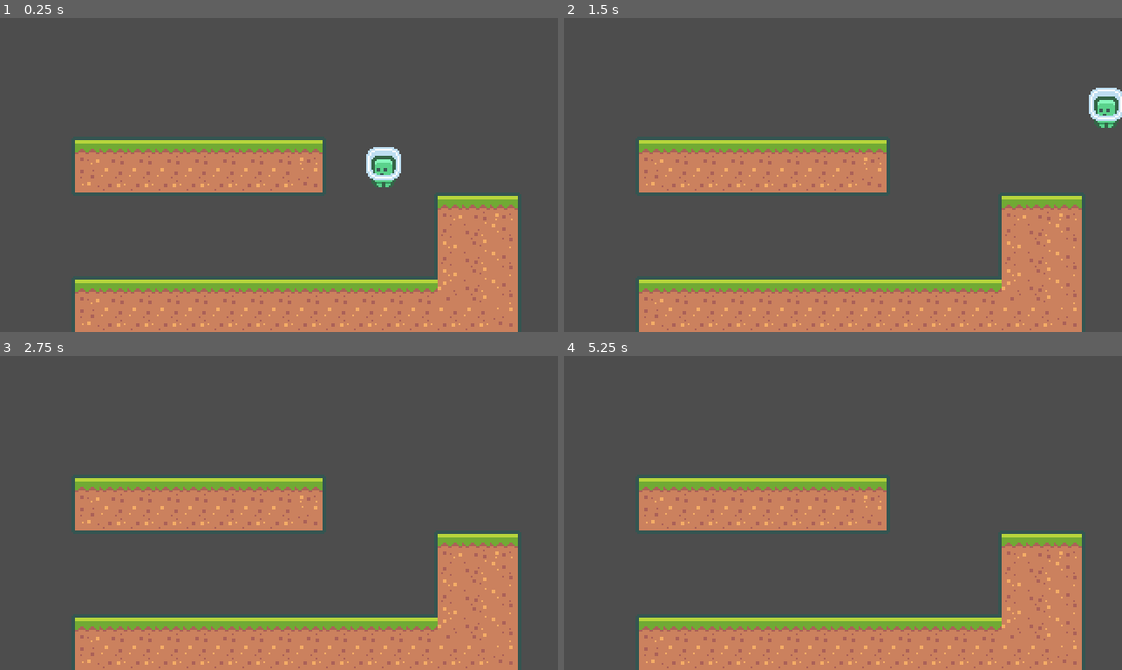
Above: before the commit, frames 1-4 (two rows, left to right).
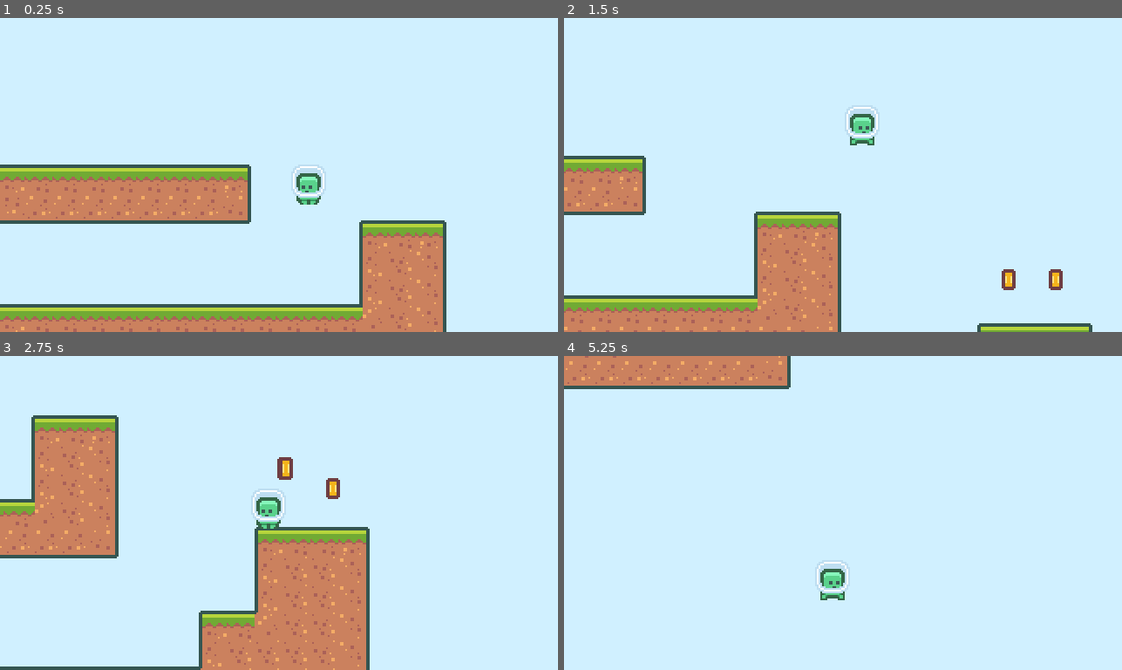
Above: after the commit, the same moments.

Repository: anifilm/Godot_Works
Game: Godot game, scene res://scenes/main.tscn
The game is run twice, just before and just after one commit, with the same random seed, the same clock (stepped at 60 frames per second) and the same inputs.
Inputs:
- Up to frame 1 (0.25 s): no input
- Up to frame 2 (1.5 s): hold Up (ui_up) 0.53-1.28 s; hold Right (ui_right) from 0.53 s (still down); tap Up (ui_up) at 1.35 s
- Up to frame 3 (2.75 s): tap Up (ui_up) at 1.52, 1.82 s; release Right (ui_right) at 2.03 s; hold Left (ui_left) from 2.03 s (still down); hold Up (ui_up) from 2.03 s (still down)
- Up to frame 4 (5.25 s): release Left (ui_left) at 2.78 s; release Up (ui_up) at 2.78 s; hold Right (ui_right) 2.78-4.28 s; tap Up (ui_up) at 2.85, 3.02, 3.32, 4.35, 4.52, 4.82 s; hold Up (ui_up) 3.53-4.28 s; hold Left (ui_left) 4.28-5.03 s; hold Right (ui_right) from 5.03 s (still down); hold Up (ui_up) from 5.03 s (still down)

The runs differ from the first frame. In frame 1, 95% of the frame differs, in the area x 0-100%, y 0-100%; in frame 2, 97%; in frame 3, 96%; in frame 4, 100%.

Commit message:
study godot 2025-05-27

Diff:
--- /dev/null
+++ b/2d-platformer-course-udemy/scenes/coin.tscn
@@ -0,0 +1,120 @@
+[gd_scene load_steps=10 format=3 uid="uid://vx1218v1oqjq"]
+
+[ext_resource type="Script" uid="uid://bc8b2qnc4qlt1" path="res://scripts/coin.gd" id="1_11l1o"]
+[ext_resource type="Texture2D" uid="uid://bdgrt6mob2pv7" path="res://assets/coin/tile_0151.png" id="1_i64fm"]
+[ext_resource type="Texture2D" uid="uid://b3smsna157t4a" path="res://assets/coin/tile_0152.png" id="2_11l1o"]
+
+[sub_resource type="Animation" id="Animation_11l1o"]
+resource_name = "idle"
+loop_mode = 1
+tracks/0/type = "value"
+tracks/0/imported = false
+tracks/0/enabled = true
+tracks/0/path = NodePath("AnimatedSprite2D:position")
+tracks/0/interp = 2
+tracks/0/loop_wrap = true
+tracks/0/keys = {
+"times": PackedFloat32Array(0, 0.5),
+"transitions": PackedFloat32Array(1, 1),
+"update": 0,
+"values": [Vector2(0, 0), Vector2(0, -5)]
+}
+
+[sub_resource type="Animation" id="Animation_d14el"]
+length = 0.001
+tracks/0/type = "value"
+tracks/0/imported = false
+tracks/0/enabled = true
+tracks/0/path = NodePath("AnimatedSprite2D:position")
+tracks/0/interp = 1
+tracks/0/loop_wrap = true
+tracks/0/keys = {
+"times": PackedFloat32Array(0),
+"transitions": PackedFloat32Array(1),
+"update": 0,
+"values": [Vector2(0, 0)]
+}
+tracks/1/type = "value"
+tracks/1/imported = false
+tracks/1/enabled = true
+tracks/1/path = NodePath("AnimatedSprite2D:scale")
+tracks/1/interp = 1
+tracks/1/loop_wrap = true
+tracks/1/keys = {
+"times": PackedFloat32Array(0),
+"transitions": PackedFloat32Array(1),
+"update": 0,
+"values": [Vector2(1, 1)]
+}
+
+[sub_resource type="Animation" id="Animation_1ikuy"]
+resource_name = "pickup"
+length = 0.4
+tracks/0/type = "value"
+tracks/0/imported = false
+tracks/0/enabled = true
+tracks/0/path = NodePath("AnimatedSprite2D:position")
+tracks/0/interp = 2
+tracks/0/loop_wrap = true
+tracks/0/keys = {
+"times": PackedFloat32Array(0, 0.2, 0.4),
+"transitions": PackedFloat32Array(1, 1, 1),
+"update": 0,
+"values": [Vector2(0, 0), Vector2(0, -16), Vector2(0, -20)]
+}
+tracks/1/type = "value"
+tracks/1/imported = false
+tracks/1/enabled = true
+tracks/1/path = NodePath("AnimatedSprite2D:scale")
+tracks/1/interp = 2
+tracks/1/loop_wrap = true
+tracks/1/keys = {
+"times": PackedFloat32Array(0, 0.2, 0.4),
+"transitions": PackedFloat32Array(1, 1, 1),
+"update": 0,
+"values": [Vector2(1, 1), Vector2(1, 1), Vector2(0, 0)]
+}
+
+[sub_resource type="AnimationLibrary" id="AnimationLibrary_1ikuy"]
+_data = {
+&"RESET": SubResource("Animation_d14el"),
+&"idle": SubResource("Animation_11l1o"),
+&"pickup": SubResource("Animation_1ikuy")
+}
+
+[sub_resource type="CircleShape2D" id="CircleShape2D_i64fm"]
+
+[sub_resource type="SpriteFrames" id="SpriteFrames_d14el"]
+animations = [{
+"frames": [{
+"duration": 1.0,
+"texture": ExtResource("1_i64fm")
+}, {
+"duration": 1.0,
+"texture": ExtResource("2_11l1o")
+}],
+"loop": true,
+"name": &"default",
+"speed": 7.0
+}]
+
+[node name="Coin" type="Node2D"]
+script = ExtResource("1_11l1o")
+
+[node name="AnimationPlayer" type="AnimationPlayer" parent="."]
+libraries = {
+&"": SubResource("AnimationLibrary_1ikuy")
+}
+autoplay = "idle"
+
+[node name="Area2D" type="Area2D" parent="."]
+collision_layer = 8388608
+collision_mask = 8388608
+
+[node name="CollisionShape2D" type="CollisionShape2D" parent="Area2D"]
+shape = SubResource("CircleShape2D_i64fm")
+
+[node name="AnimatedSprite2D" type="AnimatedSprite2D" parent="."]
+sprite_frames = SubResource("SpriteFrames_d14el")
+autoplay = "default"
+frame_progress = 0.702297
--- /dev/null
+++ b/2d-platformer-course-udemy/scenes/game_camera.tscn
@@ -0,0 +1,7 @@
+[gd_scene load_steps=2 format=3 uid="uid://dc8awfjbbq4xw"]
+
+[ext_resource type="Script" uid="uid://hgypanbv5cvh" path="res://scripts/game_camera.gd" id="1_1qhs2"]
+
+[node name="GameCamera" type="Camera2D"]
+script = ExtResource("1_1qhs2")
+background_color = Color(0.815686, 0.941176, 1, 1)
--- a/2d-platformer-course-udemy/scenes/main.tscn
+++ b/2d-platformer-course-udemy/scenes/main.tscn
@@ -1,17 +1,25 @@
-[gd_scene load_steps=3 format=3 uid="uid://dw44hqrdnasds"]
+[gd_scene load_steps=5 format=3 uid="uid://dw44hqrdnasds"]
 
 [ext_resource type="TileSet" uid="uid://cnirh7owhevgd" path="res://resources/tileset.tres" id="1_ig7tw"]
 [ext_resource type="PackedScene" uid="uid://bjkji35enbbr8" path="res://scenes/player.tscn" id="2_0xm2m"]
+[ext_resource type="PackedScene" uid="uid://vx1218v1oqjq" path="res://scenes/coin.tscn" id="3_jyhfs"]
+[ext_resource type="PackedScene" uid="uid://dc8awfjbbq4xw" path="res://scenes/game_camera.tscn" id="3_sugp2"]
 
 [node name="Node" type="Node"]
 
 [node name="TileMap" type="TileMap" parent="."]
+position = Vector2(0, 6)
 tile_set = ExtResource("1_ig7tw")
 format = 2
-layer_0/tile_data = PackedInt32Array(458755, 0, 9, 458756, 6 …(2514 unchanged characters)… , 65536, 10, 917529, 65536, 11, 524314, 131072, 9, 589850, 131072, 10, 655386, 131072, 10, 720922, 131072, 10, 786458, 131072, 10, 851994, 131072, 10, 917530, 131072, 11, 720919, 65536, 9, 720918, 0, 9, 786454, 0, 10, 786455, 65536, 10)
+layer_0/tile_data = PackedInt32Array(458755, 0, 9, 458756, 6 …(2514 unchanged characters)… , 65536, 10, 917529, 65536, 11, 524314, 65536, 9, 589850, 65536, 10, 655386, 65536, 10, 720922, 65536, 10, 786458, 65536, 10, 851994, 65536, 10, 917530, 65536, 11, 720919, 65536, 9, 720918, 0, 9, 786454, 0, 10, 786455, 65536, 10, 524315, 131072, 9, 589851, 131072, 10, 655387, 131072, 10, 720923, 131072, 10, 786459, 131072, 10, 851995, 131072, 10, 917531, 131072, 11)
 
 [node name="Player" parent="." instance=ExtResource("2_0xm2m")]
 position = Vector2(226, 27)
 
-[node name="Camera2D" type="Camera2D" parent="."]
-position = Vector2(166, 53)
+[node name="Coin" parent="." instance=ExtResource("3_jyhfs")]
+position = Vector2(401, 113)
+
+[node name="Coin2" parent="." instance=ExtResource("3_jyhfs")]
+position = Vector2(428, 113)
+
+[node name="GameCamera" parent="." instance=ExtResource("3_sugp2")]
--- a/2d-platformer-course-udemy/scenes/player.tscn
+++ b/2d-platformer-course-udemy/scenes/player.tscn
@@ -1,17 +1,66 @@
-[gd_scene load_steps=4 format=3 uid="uid://bjkji35enbbr8"]
+[gd_scene load_steps=7 format=3 uid="uid://bjkji35enbbr8"]
 
 [ext_resource type="Script" uid="uid://oba1jk8s0g83" path="res://scripts/player.gd" id="1_g2els"]
 [ext_resource type="Texture2D" uid="uid://n8yxfar8pqe8" path="res://assets/player/character_0000.png" id="2_qhqgy"]
+[ext_resource type="Texture2D" uid="uid://bq3w8soe3djyt" path="res://assets/player/character_0001.png" id="3_qhqgy"]
+
+[sub_resource type="CircleShape2D" id="CircleShape2D_qhqgy"]
+radius = 13.0
+
+[sub_resource type="SpriteFrames" id="SpriteFrames_dqkch"]
+animations = [{
+"frames": [{
+"duration": 1.0,
+"texture": ExtResource("2_qhqgy")
+}],
+"loop": true,
+"name": &"idle",
+"speed": 5.0
+}, {
+"frames": [{
+"duration": 1.0,
+"texture": ExtResource("3_qhqgy")
+}],
+"loop": true,
+"name": &"jump",
+"speed": 5.0
+}, {
+"frames": [{
+"duration": 1.0,
+"texture": ExtResource("2_qhqgy")
+}, {
+"duration": 1.0,
+"texture": ExtResource("3_qhqgy")
+}],
+"loop": true,
+"name": &"run",
+"speed": 5.0
+}]
 
 [sub_resource type="RectangleShape2D" id="RectangleShape2D_h2yge"]
 size = Vector2(16, 20)
 
-[node name="Player" type="CharacterBody2D"]
+[node name="Player" type="CharacterBody2D" groups=["player"]]
 script = ExtResource("1_g2els")
 
-[node name="Sprite2D" type="Sprite2D" parent="."]
+[node name="CoyoteTimer" type="Timer" parent="."]
+wait_time = 0.15
+one_shot = true
+
+[node name="Area2D" type="Area2D" parent="."]
+collision_layer = 8388608
+collision_mask = 8388608
+
+[node name="CollisionShape2D" type="CollisionShape2D" parent="Area2D"]
+position = Vector2(0, -11)
+shape = SubResource("CircleShape2D_qhqgy")
+
+[node name="AnimationPlayer" type="AnimatedSprite2D" parent="."]
 position = Vector2(0, -12)
-texture = ExtResource("2_qhqgy")
+sprite_frames = SubResource("SpriteFrames_dqkch")
+animation = &"idle"
+autoplay = "idle"
+frame_progress = 0.571798
 
 [node name="CollisionShape2D" type="CollisionShape2D" parent="."]
 position = Vector2(0, -10)
--- /dev/null
+++ b/2d-platformer-course-udemy/scripts/coin.gd
@@ -0,0 +1,15 @@
+extends Node2D
+
+
+func _ready() -> void:
+	$Area2D.connect("area_entered", Callable(self, "_on_area_2d_entered"))
+
+
+func _on_area_2d_entered(_area: Area2D) -> void:
+	$AnimationPlayer.play("pickup")
+	$Area2D.get_node("CollisionShape2D").set_deferred("disabled", true)
+	$AnimationPlayer.connect("animation_finished", Callable(self, "_on_animation_finished"))
+
+
+func _on_animation_finished(_anim_name: String) -> void:
+	$Area2D.queue_free()
--- /dev/null
+++ b/2d-platformer-course-udemy/scripts/game_camera.gd
@@ -0,0 +1,21 @@
+extends Camera2D
+
+var target_position := Vector2.ZERO
+
+@export var background_color: Color
+
+
+func _ready() -> void:
+	RenderingServer.set_default_clear_color(background_color)
+
+
+func _process(delta: float) -> void:
+	acquire_target_position()
+	global_position = lerp(target_position, global_position, pow(2, -15 * delta))
+
+
+func acquire_target_position() -> void:
+	var target_player := get_tree().get_nodes_in_group("player")
+	if target_player.size() > 0:
+		var player := target_player[0]
+		target_position = player.global_position
--- a/2d-platformer-course-udemy/scripts/player.gd
+++ b/2d-platformer-course-udemy/scripts/player.gd
@@ -1,32 +1,66 @@
 extends CharacterBody2D
+
+@onready var animation_player = $AnimationPlayer
+@onready var coyote_timer = $CoyoteTimer
 
 var gravity := 980
 var speed := 120
 var acceleration := 300
 var jump_force := 400
 var jump_termination_multiplier = 3
+var isDoubleJumping := false
+
 
 func _process(delta: float) -> void:
 	var moveVector = get_movement_vector()
 
 	velocity.x += moveVector.x * acceleration * delta
-	if (moveVector.x == 0):
+	if moveVector.x == 0:
 		velocity.x = lerp(.0, velocity.x, pow(2, -40 * delta))
 
 	velocity.x = clamp(velocity.x, -speed, speed)
 
-	if (moveVector.y < 0 && is_on_floor()):
+	if moveVector.y < 0 and (is_on_floor() or !coyote_timer.is_stopped() or isDoubleJumping):
 		velocity.y = moveVector.y * jump_force
 
-	if (velocity.y < 0 && !Input.is_action_pressed("ui_up")):
+		if !is_on_floor() and coyote_timer.is_stopped():
+			isDoubleJumping = false
+		coyote_timer.stop()
+
+	if velocity.y < 0 and !Input.is_action_pressed("ui_up"):
 		velocity.y += gravity * jump_termination_multiplier * delta
 	else:
 		velocity.y += gravity * delta
 
+	var was_on_floor = is_on_floor()
+
 	move_and_slide()
+
+	if was_on_floor and !is_on_floor():
+		coyote_timer.start()
+
+	if is_on_floor():
+		isDoubleJumping = true
+
+	update_animation()
+
 
 func get_movement_vector():
 	var moveVector := Vector2.ZERO
 	moveVector.x = Input.get_action_strength("ui_right") - Input.get_action_strength("ui_left")
 	moveVector.y = -1 if Input.is_action_just_pressed("ui_up") else 0
 	return moveVector
+
+
+func update_animation():
+	if is_on_floor():
+		if velocity.x != 0:
+			animation_player.play("run")
+		else:
+			animation_player.play("idle")
+	else:
+		if velocity.y < 0:
+			animation_player.play("jump")
+
+	if get_movement_vector() != Vector2.ZERO:
+		animation_player.flip_h = true if get_movement_vector().x > 0 else false
Binary file added: 2d-platformer-course-udemy/assets/coin/tile_0151.png
Not shown, added: 2d-platformer-course-udemy/assets/coin/tile_0151.png.import
Binary file added: 2d-platformer-course-udemy/assets/coin/tile_0152.png
Not shown, added: 2d-platformer-course-udemy/assets/coin/tile_0152.png.import
Not shown, added: 2d-platformer-course-udemy/scripts/coin.gd.uid
Not shown, added: 2d-platformer-course-udemy/scripts/game_camera.gd.uid
